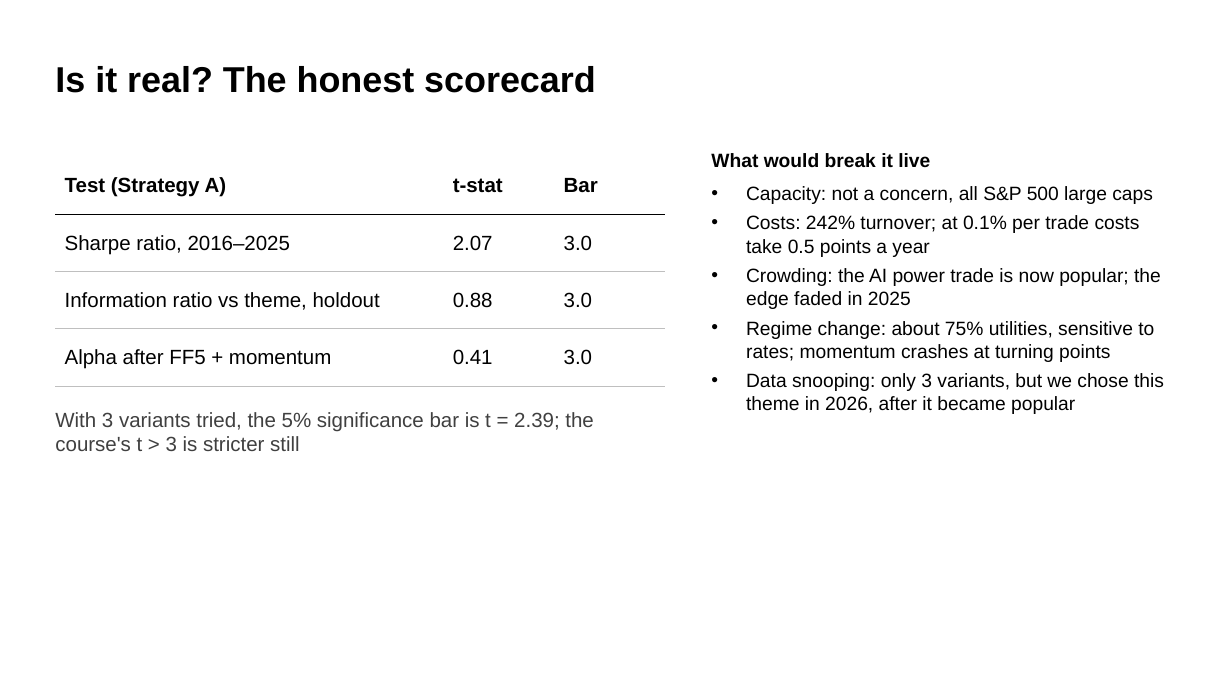
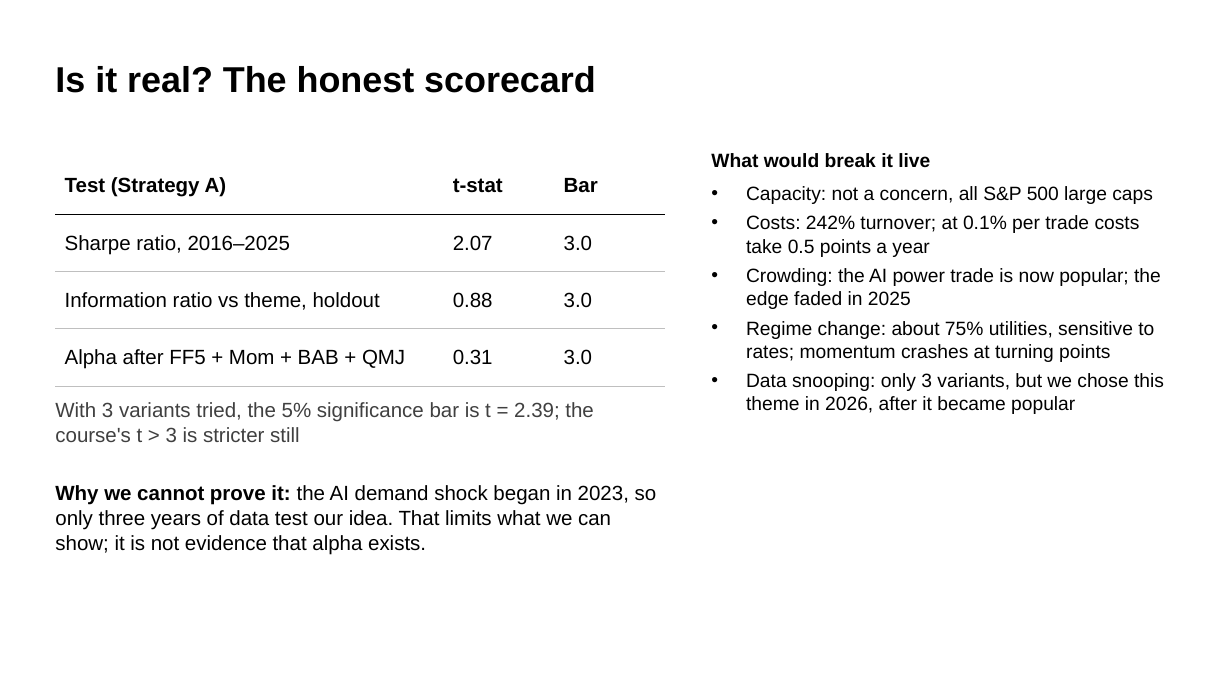
Before and after one commit to mateopreve-dev/quant-finance-project, a slide deck: slide 14 of fund_project/FundProject_Slides.pptx. Drawn at 1232x693 pixels with LibreOffice and Linux fonts; fonts in the diff are those of the drawing. Boxes give left, top, right and bottom in pixels: in the first picture for what was removed or moved away, otherwise in the second. Text is boxed around its words. In the diff, an @@ line names an element or a change of style, - is before the commit and + after.

```diff
--- a/fund_project/FundProject_Slides.pptx
+++ b/fund_project/FundProject_Slides.pptx
@@ table at bbox=[55, 157, 665, 373] @@
-row 4, column 1: Alpha after FF5 + momentum
+row 4, column 1: Alpha after FF5 + Mom + BAB + QMJ
-row 4, column 2: 0.41
+row 4, column 2: 0.31
@@ text "With 3 variants tried, the ...": place and size @@
-text "With 3 variants tried, the ..." at bbox=[55, 412, 593, 451]
+text "With 3 variants tried, the ..." at bbox=[55, 402, 593, 442]
@@ text added at bbox=[55, 485, 657, 555], 16 pt, text #000000 @@
+Why we cannot prove it: the AI demand shock began in 2023, so only three years of data test our idea. That limits what we can show; it is not evidence that alpha exists.
```
Also in this commit, not shown: 2 other slides changed, 14 other files.
